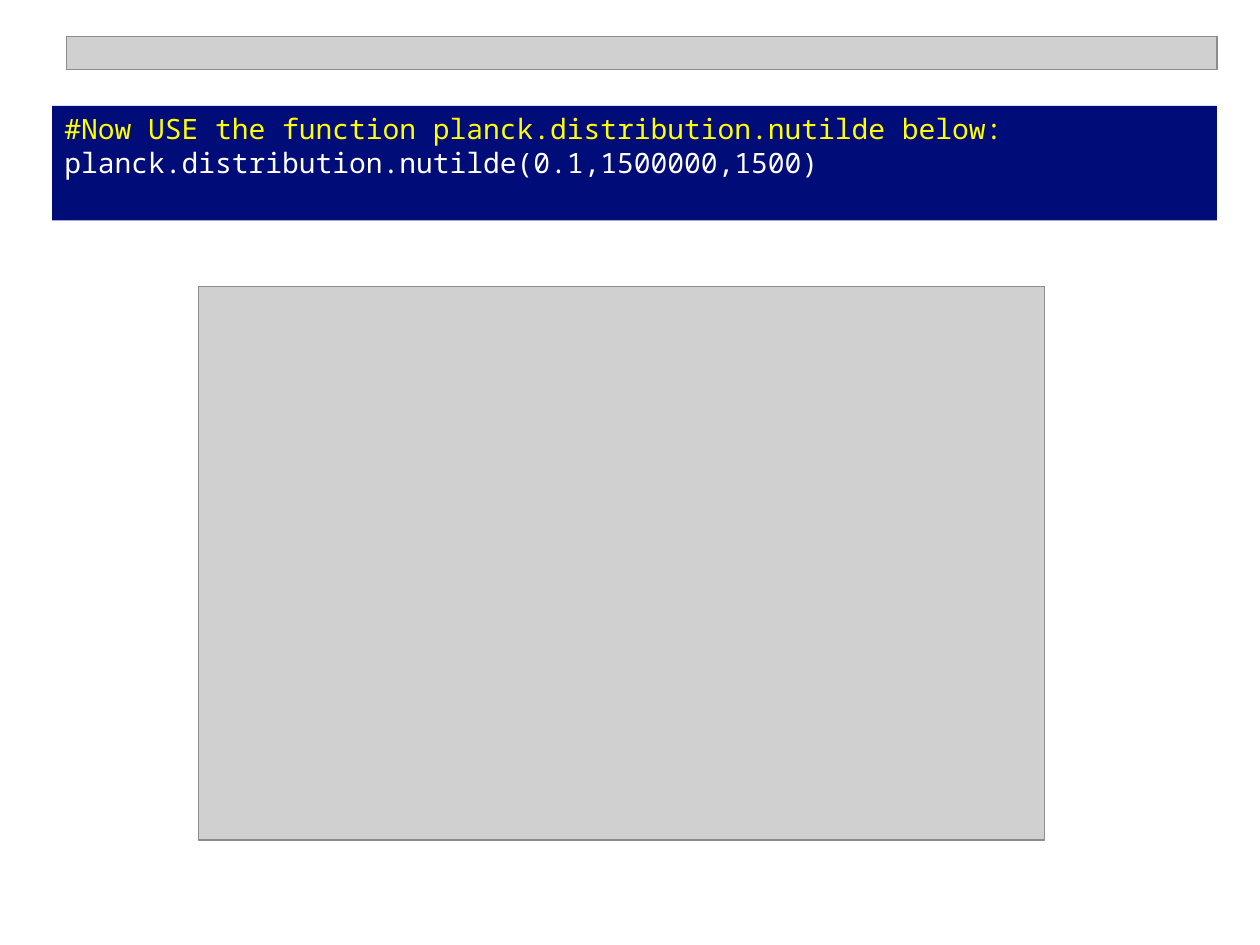
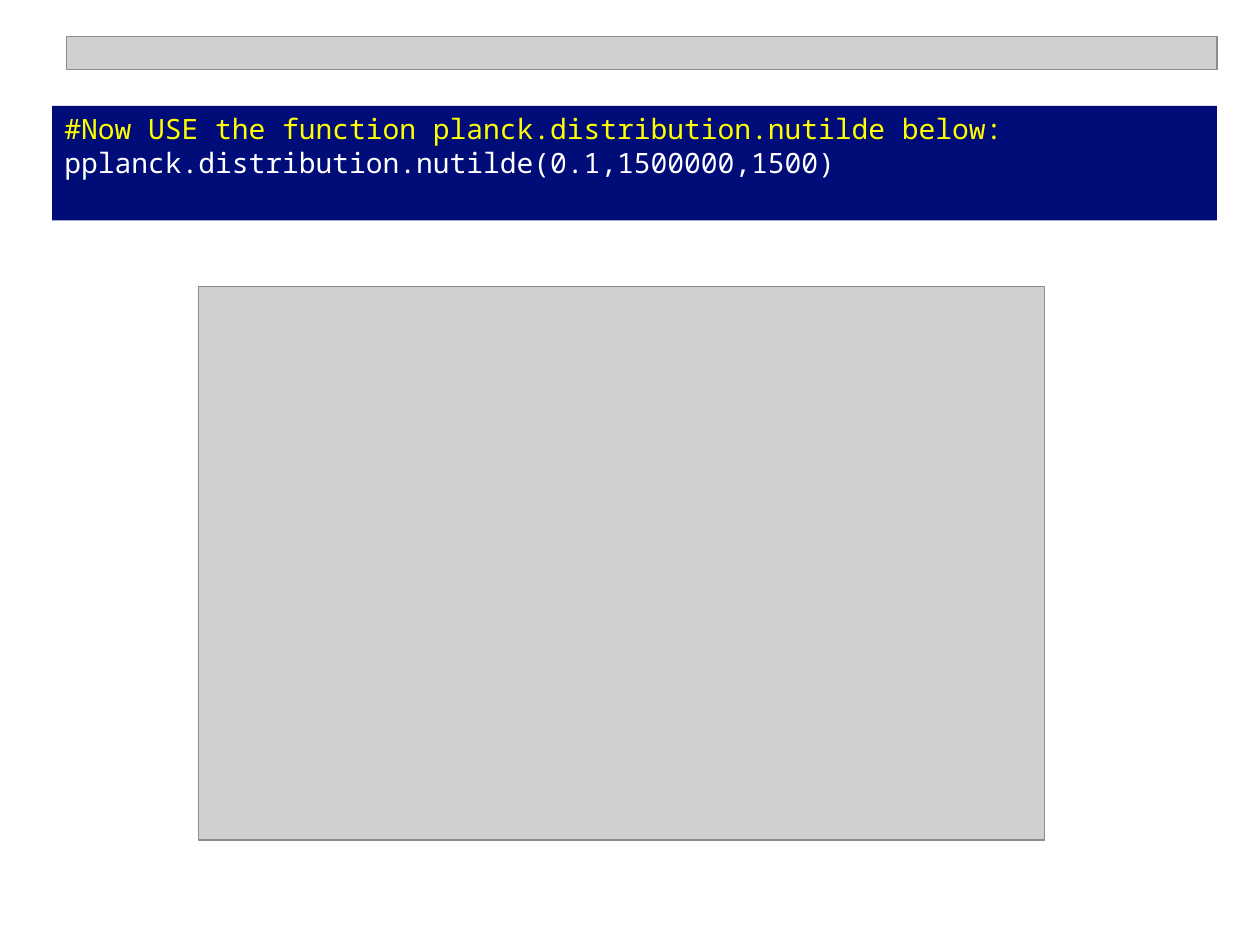
Before and after one commit to npetraco/CHE302, a slide deck: slide 5 of Laboratories/Lab1/A_Little_R_Programming.pptx. Drawn at 1260x945 pixels with LibreOffice and Linux fonts; fonts in the diff are those of the drawing; grey boxes stand for pictures. Boxes give left, top, right and bottom in pixels: in the first picture for what was removed or moved away, otherwise in the second. Text is boxed around its words. In the diff, an @@ line names an element or a change of style, - is before the commit and + after.

```diff
--- a/Laboratories/Lab1/A_Little_R_Programming.pptx
+++ b/Laboratories/Lab1/A_Little_R_Programming.pptx
@@ text in rectangle at <box>64,151,834,180</box>: text changed @@
-planck.distribution.nutilde(0.1,1500000,1500)
+pplanck.distribution.nutilde(0.1,1500000,1500)
```
Also in this commit, not shown: 1 other slide changed.
